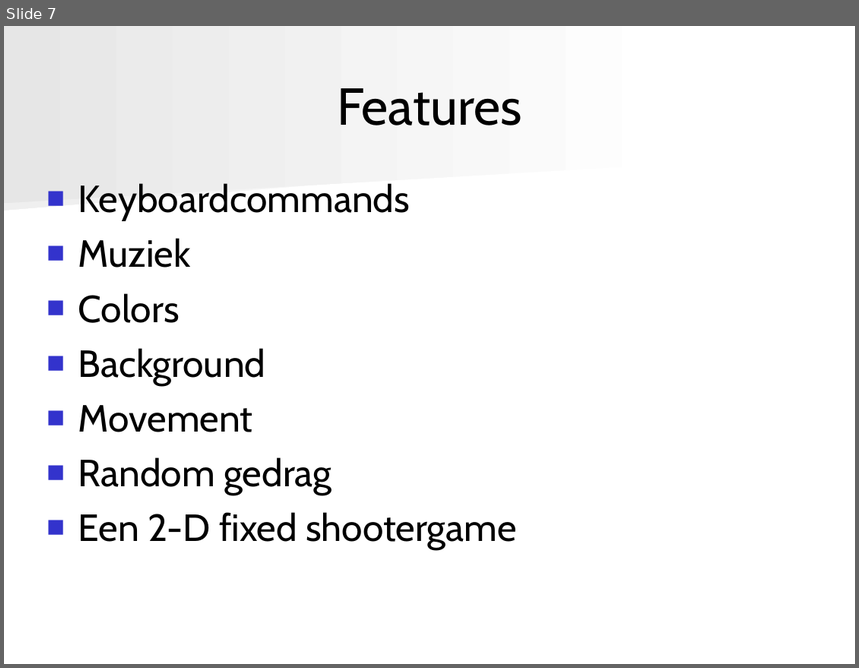
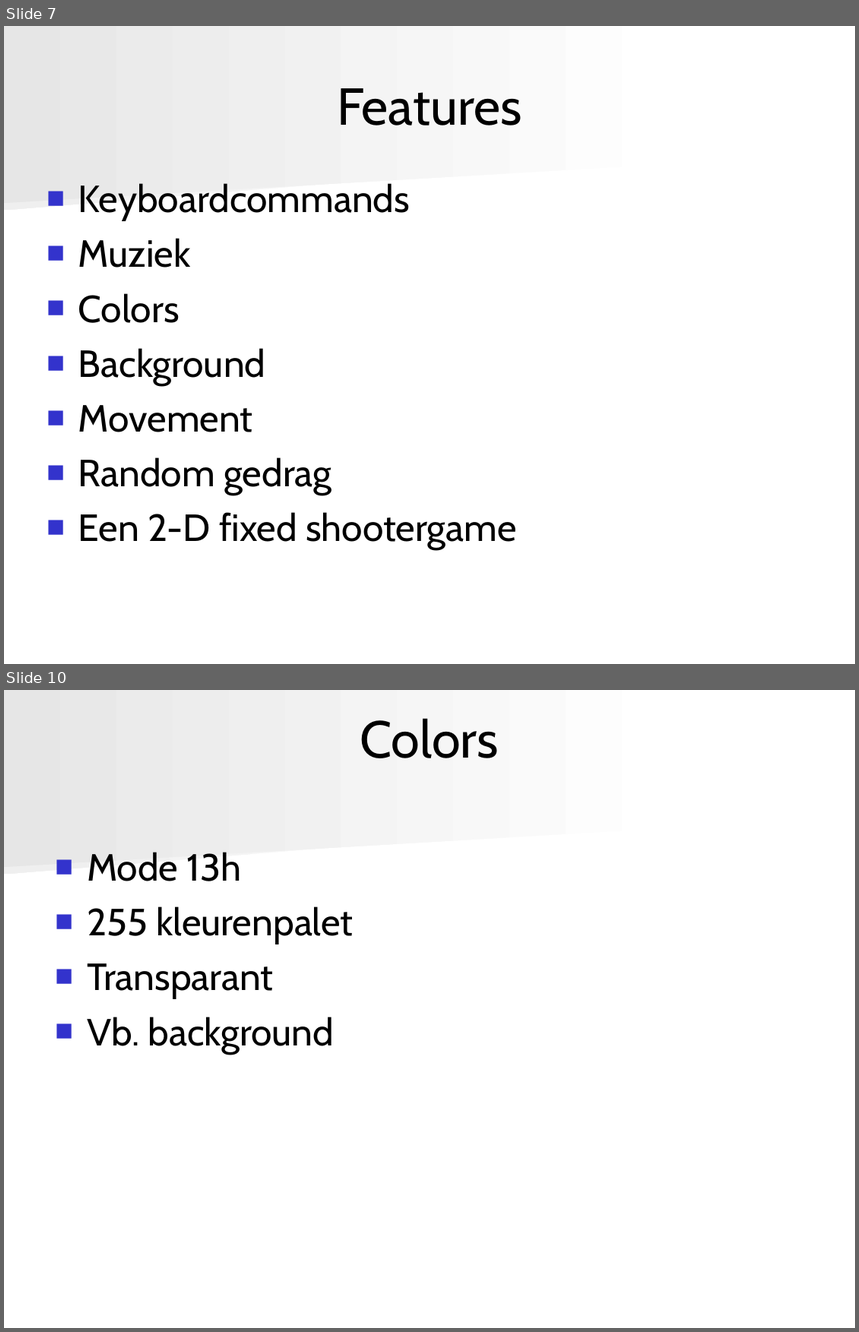
Before and after one commit to angryzor/space_invaders_8086, a slide deck: Presentatie.ppt. Shown one above the other, each under a label of ours: slide 7 before the commit, slides 7 and 10 after it; the slides between them are not shown. The pictures are 859x668 and 859x1332 pixels, drawn with LibreOffice and Linux fonts; fonts in the diff are those of the drawing. Boxes give left, top, right and bottom in pixels: in the first picture for what was removed or moved away, otherwise in the second. Text is boxed around its words. In the diff, an @@ line names an element or a change of style, - is before the commit and + after.

```diff
--- a/Presentatie.ppt
+++ b/Presentatie.ppt
@@ slide 10 added at [4, 690, 855, 1328], background #FFFFFF; not listed: 2 template elements that a slide beside it also shows @@
@@ title added at [360, 718, 500, 758], 44 pt, text #000000 @@
+Colors
@@ text added at [87, 852, 353, 1053], 32 pt, text #000000 @@
+■ Mode 13h
+■ 255 kleurenpalet
+■ Transparant
+■ Vb. background
```
Also in this commit, not shown: 22 other slides changed, 3 other slides added.
